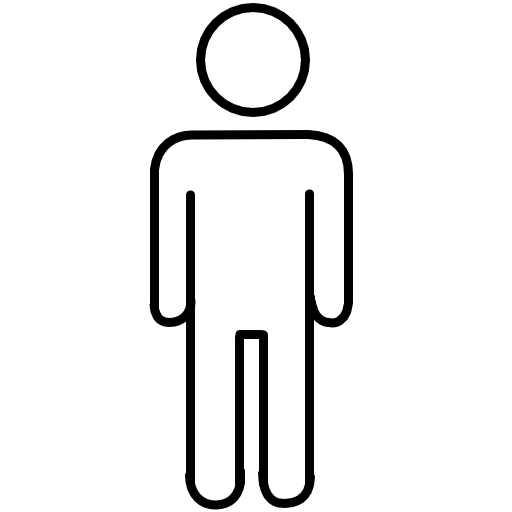
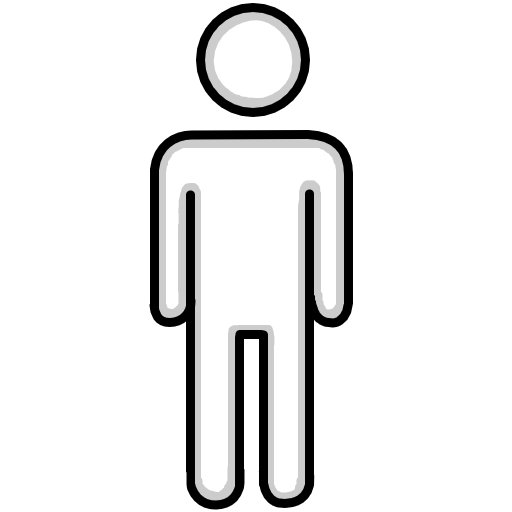
Layered file, before and after one edit (512×512). Changes by layer:
painted on "line" over 159, 12, 344, 501
painted on "grayscale" over 159, 12, 344, 501
